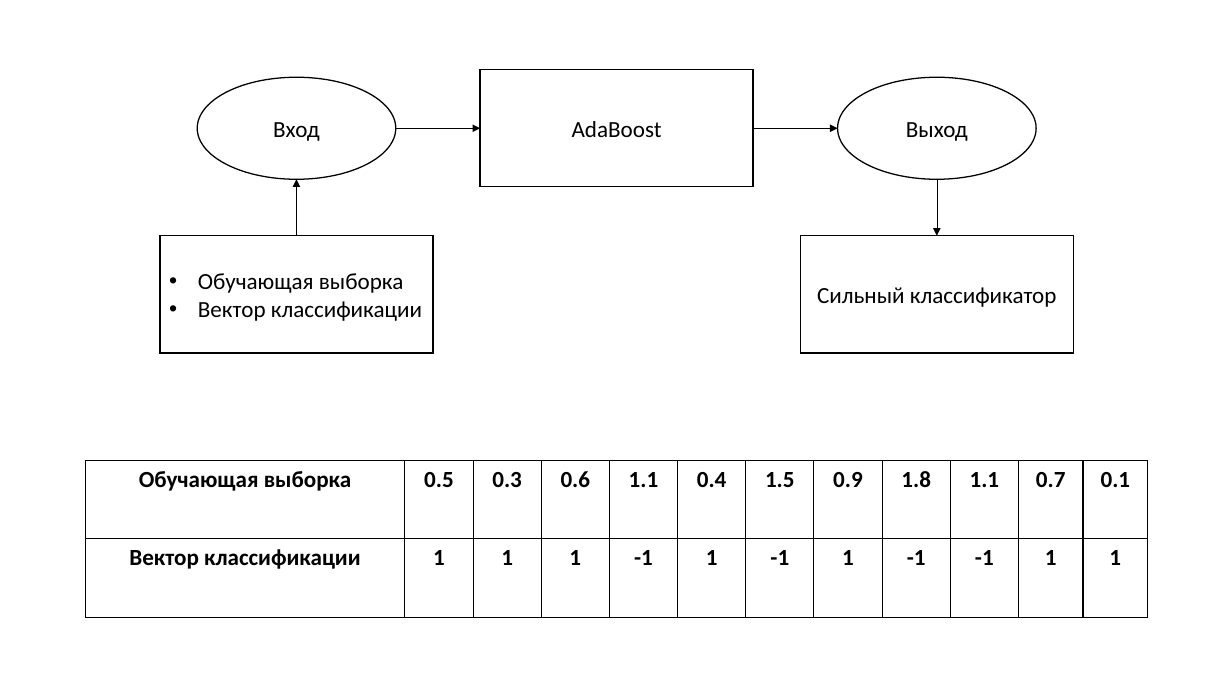
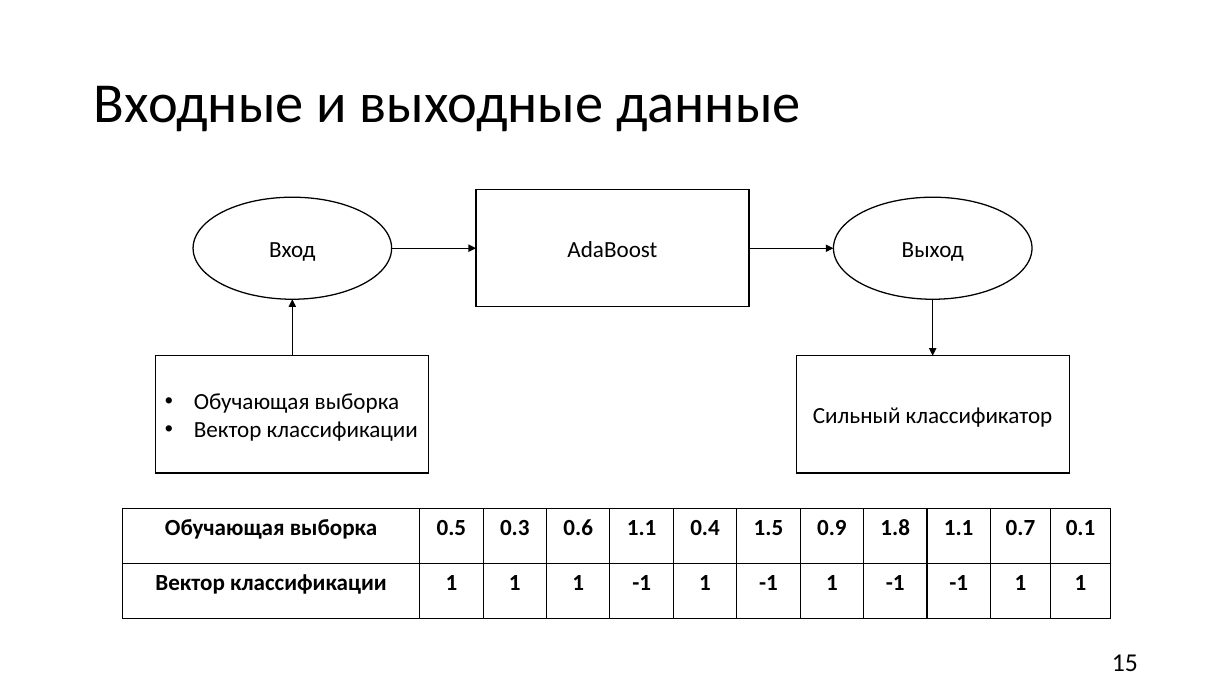
Before and after one commit to MYIIIKET/Diplom, a slide deck: slide 15 of Main/Презентация.pptx. Drawn at 1232x693 pixels with LibreOffice and Linux fonts; fonts in the diff are those of the drawing. Boxes give left, top, right and bottom in pixels: in the first picture for what was removed or moved away, otherwise in the second. Text is boxed around its words. In the diff, an @@ line names an element or a change of style, - is before the commit and + after.

```diff
--- a/Main/Презентация.pptx
+++ b/Main/Презентация.pptx
@@ title added at [94, 85, 801, 132], 44 pt, text #000000 @@
+Входные и выходные данные
@@ 4 arrows, 3 rectangles, 2 ellipses: place and size @@
-4 arrows, 3 rectangles, 2 ellipses at [160, 69, 1074, 353]
+4 arrows, 3 rectangles, 2 ellipses at [156, 189, 1070, 473]
@@ table: place and size @@
-table at [85, 461, 1150, 617]
+table at [123, 509, 1115, 619]
@@ page number added at [1112, 654, 1138, 671], 20 pt, text #000000 @@
+15
```
Also in this commit, not shown: 14 other slides changed, 8 slides added, 10 slides removed, 5 other files.
